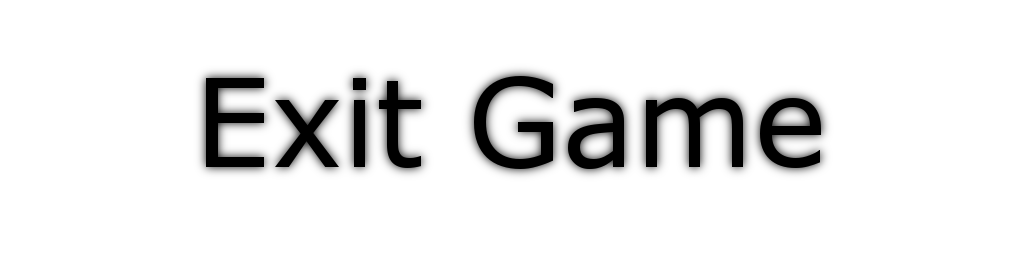
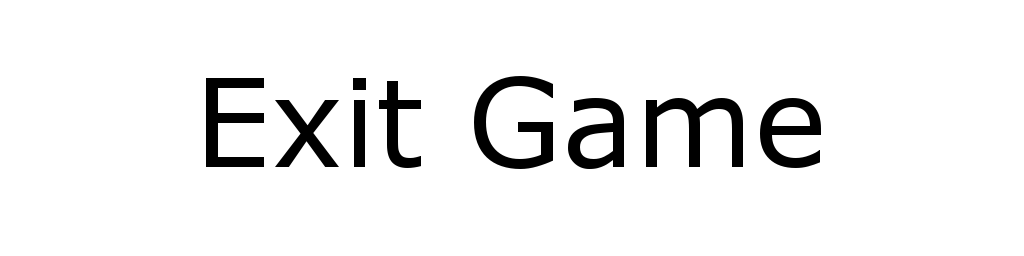
Revision of a layered 1024 x 256 image; what changed, layer by layer:
renamed "Border" to "Border copy#1", opacity 0% → 51%, moved it above "Border copy", painted on it over left=195, top=65, right=832, bottom=180
moved "Exit Game" above "Exit Game#1" over left=206, top=76, right=821, bottom=169
painted on "Exit Game#1" over left=195, top=65, right=832, bottom=180
